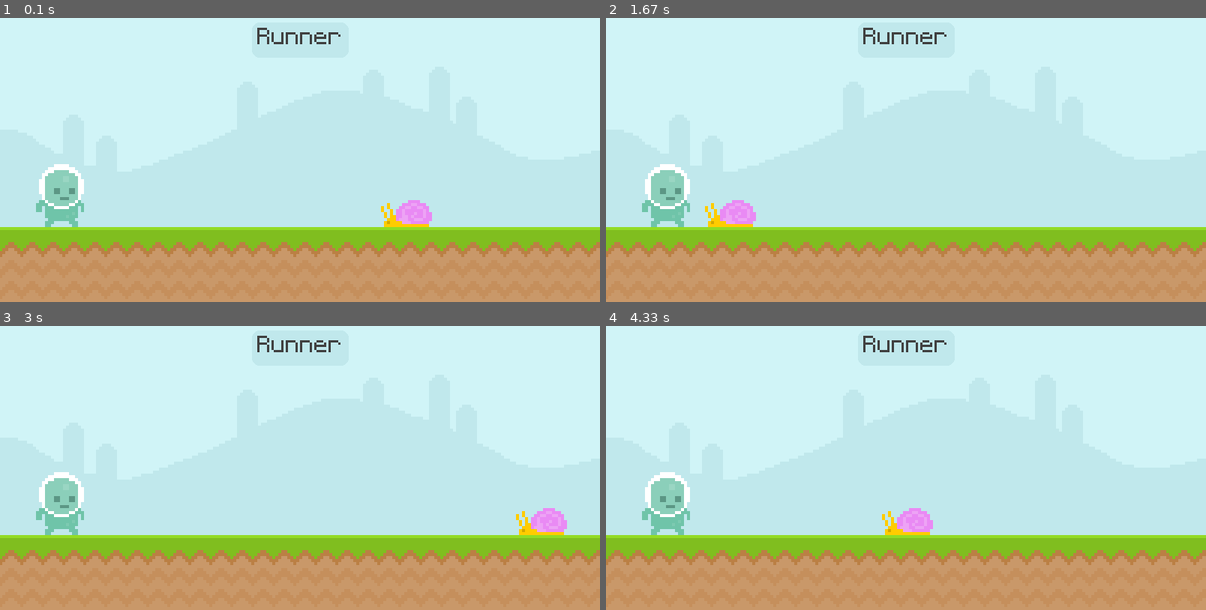
Above: before the commit, frames 1-4 (two rows, left to right).
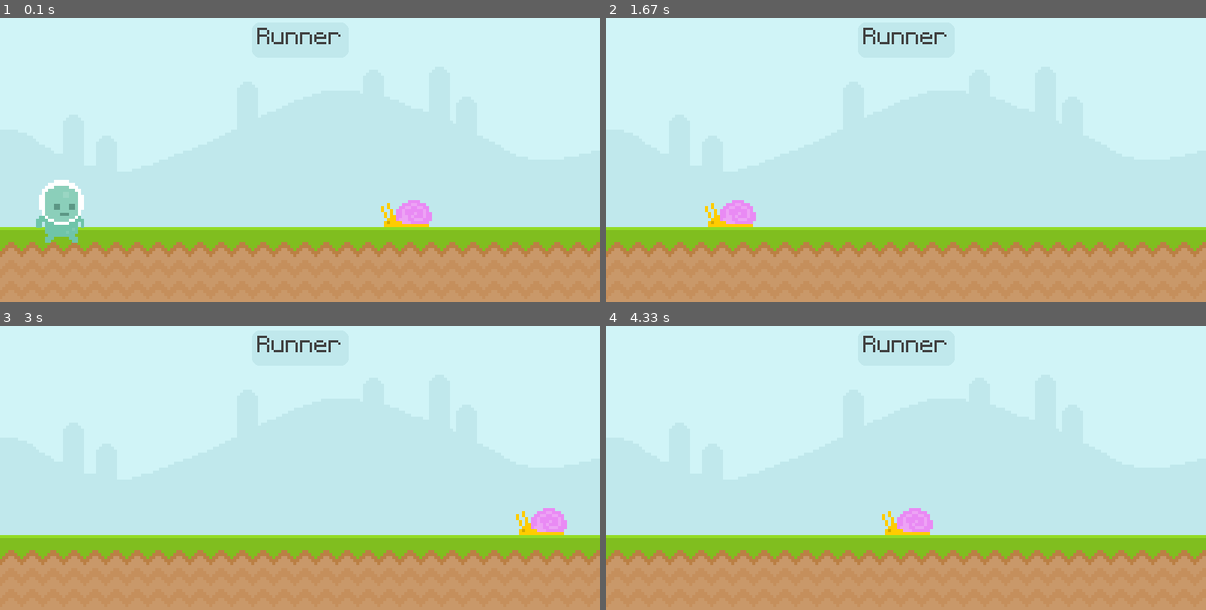
Above: after the commit, the same moments.

Repository: atrox3d/ultimate-introduction-to-pygame
Game: pygame game, started from main.py
Two runs of this game, one before a commit and one after it. Both use one fixed random seed, a clock stepped at 60 frames per second and the inputs below.
Inputs (mouse positions are in pixels of both pictures, inside the frame that each line leads up to):
- Up to frame 1 (0.1 s): no input
- Up to frame 2 (1.67 s): tap Space at 0.33, 1.57 s; press the mouse at (666, 213) at 0.7 s; move the mouse to (678, 225) at 0.8 s; release the mouse at (696, 239) at 0.93 s; move the mouse to (714, 188) at 1.53 s
- Up to frame 3 (3 s): tap Space at 1.87, 2.07, 2.37, 2.57, 2.87 s
- Up to frame 4 (4.33 s): move the mouse to (834, 416) at 3.43 s; tap Space at 3.47, 3.77 s

The runs differ from the first frame. In frame 1, 1.4% of the frame differs, in the area x 6-14%, y 51-80%; in frame 2, 1.3%; in frame 3, 1.3%; in frame 4, 1.3%.

Commit message:
add gravity and jump

Diff:
--- a/main.py
+++ b/main.py
@@ -41,6 +41,7 @@
 player = pygame.image.load(player_img).convert_alpha()      # load player and convert respecting alpha channel
 # player_rect = pygame.rect(left, top, width, height)
 player_rect = player.get_rect(midbottom=(80, 300))
+player_gravity = 0
 
 while True:                                                 # main loop
     for event in pygame.event.get():                        # loop through events
@@ -51,14 +52,16 @@
             print('key down')
             if event.key == pygame.K_SPACE:                 # if pressed check if space
                 print('jump')
+                player_gravity = -20                        # jump
             elif event.key == pygame.K_q:                   # if pressed check if q
                 pygame.quit()
                 exit()
         elif event.type == pygame.KEYUP:                    # check if key is released
             print('key up')
-        # elif event.type == pygame.MOUSEMOTION:             # check if mouse is moved
-        #     if player_rect.collidepoint(event.pos):        # check if mouse collides with player rect
-        #         print('collision')
+        elif event.type == pygame.MOUSEBUTTONDOWN:         # check if mouse button is pressed
+            if player_rect.collidepoint(event.pos):        # check if mouse collides with player rect
+                print('mouse collision')
+                player_gravity = -20                        # jump
 
     # draw all our elements
 
@@ -80,6 +83,8 @@
     else:
         snail_rect.left -= 4
     #
+    player_gravity += 1
+    player_rect.bottom += player_gravity
     screen.blit(player, player_rect)                        # draw player using rect
 
     # keys = pygame.key.get_pressed()                        # get state of ALL keys
